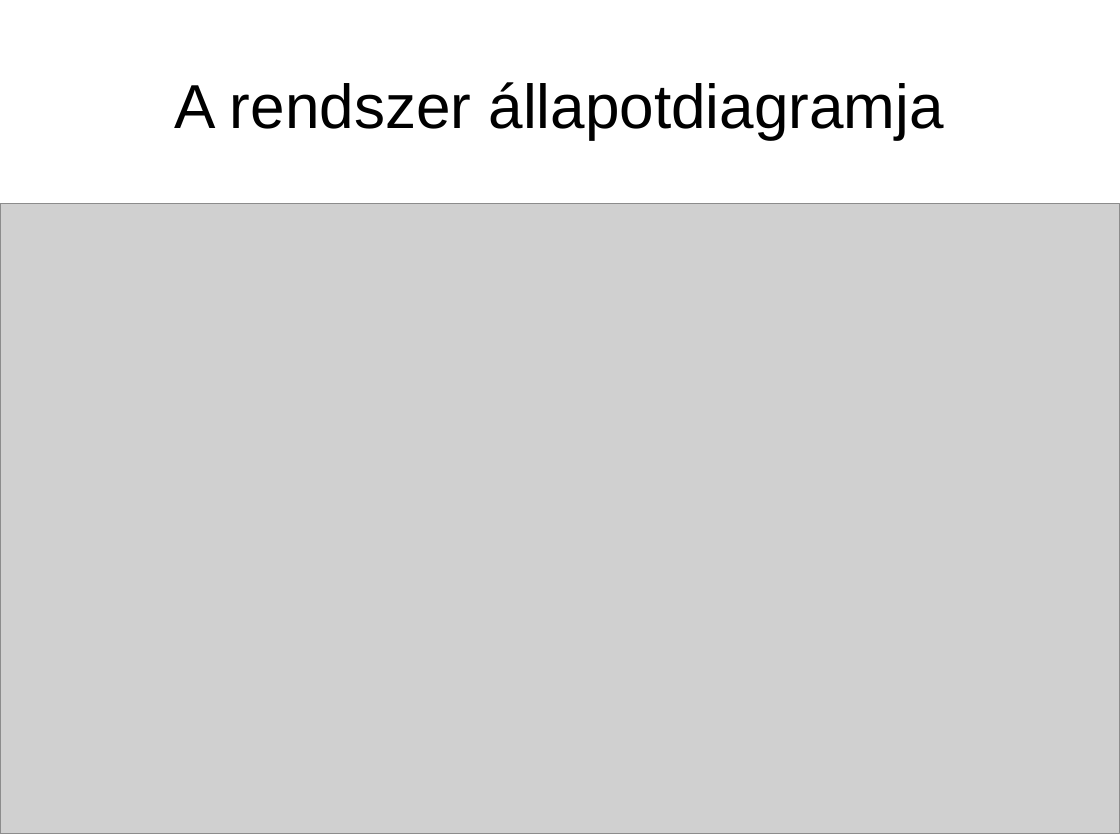
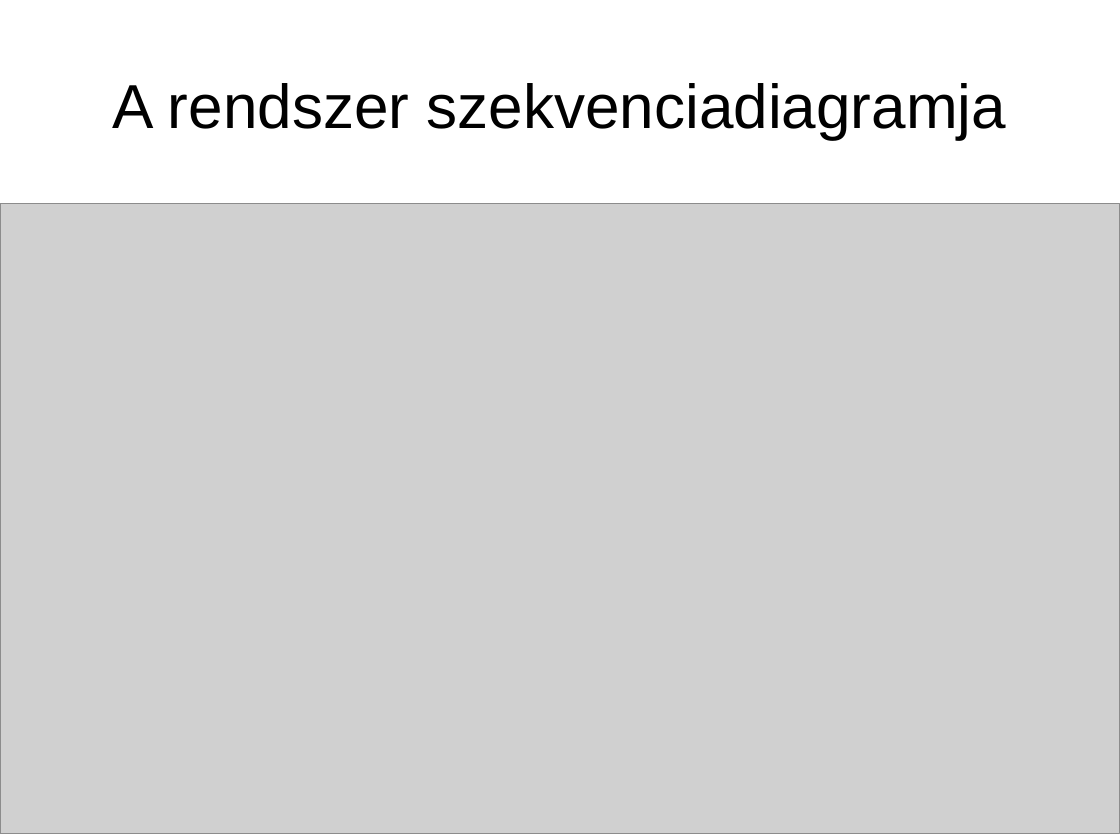
Before and after one commit to Zoliqa/drugsdb, a slide deck: slide 12 of docs/thesis/Orvosi szövegértelmező rendszer - bemutató.odp (slide 10 before the commit). Drawn at 1120x840 pixels with LibreOffice and Linux fonts; fonts in the diff are those of the drawing; grey boxes stand for pictures. Boxes give left, top, right and bottom in pixels: in the first picture for what was removed or moved away, otherwise in the second. Text is boxed around its words. In the diff, an @@ line names an element or a change of style, - is before the commit and + after.

```diff
--- a/docs/thesis/Orvosi szövegértelmező rendszer - bemutató.odp
+++ b/docs/thesis/Orvosi szövegértelmező rendszer - bemutató.odp
@@ title at <box>113,83,1006,139</box>: text changed @@
-A rendszer állapotdiagramja
+A rendszer szekvenciadiagramja
```
Also in this commit, not shown: 4 other slides changed, 5 slides added, 2 other files.
